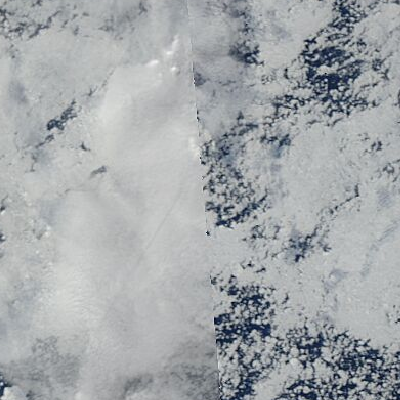
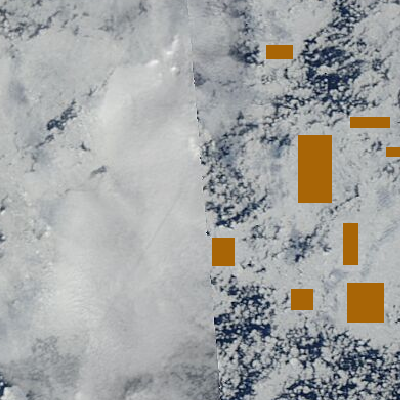
Layer changes from the first (400, 400) image to the second:
added layer "ice samples" (2nd of 2) above "ice floes" over [212, 45, 400, 323]
